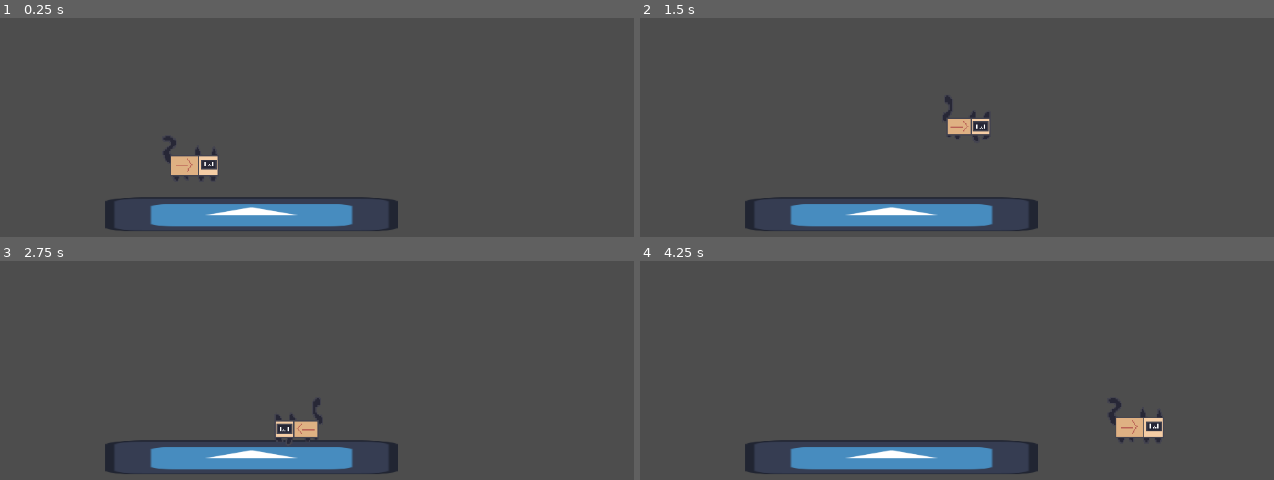
Above: before the commit, frames 1-4 (two rows, left to right).
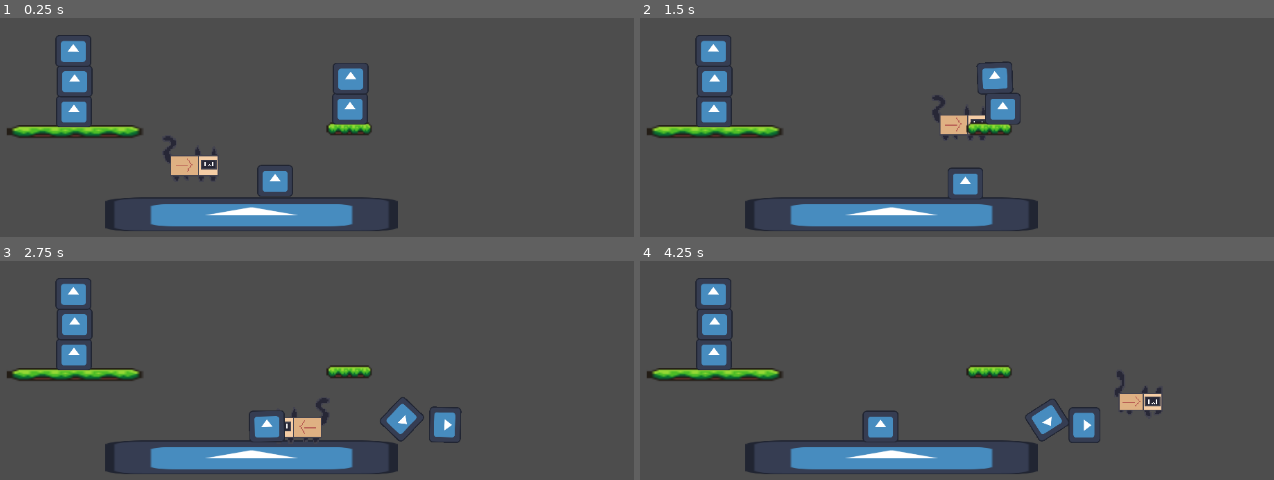
Above: after the commit, the same moments.

Repository: BelinhoBR/noob-jam-team
Game: Godot game, scene res://Scenes/map.tscn
Two runs of this game, one before a commit and one after it. Both use one fixed random seed, a clock stepped at 60 frames per second and the inputs below. The engine's default icon, where the game draws it, is replaced by a stand-in: a white triangle on a blue panel in a dark square.
Inputs:
- Up to frame 1 (0.25 s): no input
- Up to frame 2 (1.5 s): hold D (move_right) from 0.53 s (still down); tap Space (jump) at 0.77 s
- Up to frame 3 (2.75 s): tap Space (jump) at 1.52 s; release D (move_right) at 2.03 s; hold A (move_left) from 2.03 s (still down)
- Up to frame 4 (4.25 s): release A (move_left) at 2.78 s; hold D (move_right) from 2.78 s (still down); tap Space (jump) at 3.02, 3.77 s

The runs differ from the first frame. In frame 1, 4.6% of the frame differs, in the area x 1-59%, y 7-82%; in frame 2, 5.1%; in frame 3, 5.1%; in frame 4, 6.0%, in the area x 1-83%, y 7-84%.

Commit message:
made pushable objects and a platform
the moving_platform setting from CharacterBody2D was glitching these boxes ALOT, thankfully it was just about turning off it for 1 layer

Diff:
--- a/serious-noob-jam/Scenes/Catbox.tscn
+++ b/serious-noob-jam/Scenes/Catbox.tscn
@@ -69,6 +69,9 @@
 }]
 
 [node name="Catbox" type="CharacterBody2D" unique_id=1900732100]
+collision_layer = 2
+collision_mask = 11
+platform_floor_layers = 4294967287
 script = ExtResource("1_ltava")
 
 [node name="CollisionShape2D" type="CollisionShape2D" parent="." unique_id=328524755]
--- a/serious-noob-jam/Scenes/map.tscn
+++ b/serious-noob-jam/Scenes/map.tscn
@@ -2,24 +2,52 @@
 
 [ext_resource type="Texture2D" uid="uid://cpbyd4adlq55v" path="res://icon.svg" id="1_ci6au"]
 [ext_resource type="PackedScene" uid="uid://clekoxvpjv3fa" path="res://Scenes/Catbox.tscn" id="2_26yhd"]
+[ext_resource type="PackedScene" uid="uid://cttrj7ess1xee" path="res://Scenes/object.tscn" id="2_p3ir5"]
+[ext_resource type="PackedScene" uid="uid://blor3rpu2i5jl" path="res://Scenes/platform.tscn" id="4_myvm1"]
 
 [sub_resource type="WorldBoundaryShape2D" id="WorldBoundaryShape2D_26yhd"]
 distance = 60.081635
 
 [node name="Map" type="Node2D" unique_id=1764831798]
 
-[node name="CharacterBody2D" type="CharacterBody2D" parent="." unique_id=444183103]
+[node name="Floor" type="CharacterBody2D" parent="." unique_id=444183103]
 position = Vector2(0, 6.1035156e-05)
+collision_mask = 11
 
-[node name="Icon" type="Sprite2D" parent="CharacterBody2D" unique_id=1664339545]
+[node name="Icon" type="Sprite2D" parent="Floor" unique_id=1664339545]
 position = Vector2(540, 606.99994)
 scale = Vector2(3.296875, 0.3828125)
 texture = ExtResource("1_ci6au")
 
-[node name="CollisionShape2D" type="CollisionShape2D" parent="CharacterBody2D" unique_id=2001178633]
+[node name="CollisionShape2D" type="CollisionShape2D" parent="Floor" unique_id=2001178633]
 position = Vector2(540, 606.99994)
 scale = Vector2(3.296875, 0.3828125)
 shape = SubResource("WorldBoundaryShape2D_26yhd")
 
 [node name="Catbox" parent="." unique_id=1900732100 instance=ExtResource("2_26yhd")]
 position = Vector2(453, 509)
+
+[node name="object" parent="." unique_id=376307921 instance=ExtResource("2_p3ir5")]
+position = Vector2(574, 530)
+
+[node name="Platform" parent="." unique_id=1838004511 instance=ExtResource("4_myvm1")]
+position = Vector2(681, 486)
+
+[node name="Platform2" parent="." unique_id=523430055 instance=ExtResource("4_myvm1")]
+position = Vector2(286, 490)
+scale = Vector2(6, 2)
+
+[node name="RigidBody2D" parent="." unique_id=1943526069 instance=ExtResource("2_p3ir5")]
+position = Vector2(284, 450)
+
+[node name="RigidBody2D2" parent="." unique_id=744655299 instance=ExtResource("2_p3ir5")]
+position = Vector2(285, 401)
+
+[node name="RigidBody2D3" parent="." unique_id=1129304412 instance=ExtResource("2_p3ir5")]
+position = Vector2(283, 355)
+
+[node name="RigidBody2D4" parent="." unique_id=1239276528 instance=ExtResource("2_p3ir5")]
+position = Vector2(682, 441)
+
+[node name="RigidBody2D5" parent="." unique_id=1469856298 instance=ExtResource("2_p3ir5")]
+position = Vector2(683, 387)
--- /dev/null
+++ b/serious-noob-jam/Scenes/object.tscn
@@ -0,0 +1,18 @@
+[gd_scene format=3 uid="uid://cttrj7ess1xee"]
+
+[ext_resource type="Texture2D" uid="uid://cpbyd4adlq55v" path="res://icon.svg" id="1_1mpry"]
+
+[sub_resource type="RectangleShape2D" id="RectangleShape2D_vmp5m"]
+size = Vector2(48, 44)
+
+[node name="RigidBody2D" type="RigidBody2D" unique_id=376307921]
+collision_layer = 8
+collision_mask = 11
+
+[node name="Sprite2D" type="Sprite2D" parent="." unique_id=2103989124]
+position = Vector2(-9.536743e-07, -9.536743e-07)
+scale = Vector2(0.4042969, 0.35998204)
+texture = ExtResource("1_1mpry")
+
+[node name="CollisionShape2D" type="CollisionShape2D" parent="." unique_id=1334153649]
+shape = SubResource("RectangleShape2D_vmp5m")
--- /dev/null
+++ b/serious-noob-jam/Scenes/platform.tscn
@@ -0,0 +1,19 @@
+[gd_scene format=3 uid="uid://blor3rpu2i5jl"]
+
+[ext_resource type="Texture2D" uid="uid://b2xir6p54yrit" path="res://Sprites/platforms.png" id="1_1rc8e"]
+
+[sub_resource type="RectangleShape2D" id="RectangleShape2D_n5262"]
+size = Vector2(35, 8)
+
+[node name="Platform" type="CharacterBody2D" unique_id=1838004511]
+scale = Vector2(2, 2)
+
+[node name="Sprite2D" type="Sprite2D" parent="." unique_id=876839399]
+texture = ExtResource("1_1rc8e")
+region_enabled = true
+region_rect = Rect2(15.339058, 0, 33.137596, 11.730751)
+
+[node name="CollisionShape2D" type="CollisionShape2D" parent="." unique_id=1386296461]
+position = Vector2(-0.5, -1)
+shape = SubResource("RectangleShape2D_n5262")
+one_way_collision = true
--- a/serious-noob-jam/Scripts/catbox.gd
+++ b/serious-noob-jam/Scripts/catbox.gd
@@ -3,6 +3,7 @@
 @export var speed = 200
 @export var jump_speed = -400
 @export var gravity = 800
+@export var push_force = 100 #set all movable objects to layer 4 to avoid infinite speed because of moving_platform layer check on CharacterBody2D
 @onready var animation: AnimatedSprite2D = $AnimatedSprite2D
 
 func _physics_process(delta: float) -> void:
@@ -10,7 +11,10 @@
 	update_gravity(delta)
 	movement()
 	move_and_slide()
-
+	for i in get_slide_collision_count():
+		var col = get_slide_collision(i)
+		if col.get_collider() is RigidBody2D:
+			col.get_collider().apply_central_impulse(-col.get_normal() * push_force)
 
 func movement():
 	var direction = Input.get_axis("move_left", "move_right")
Binary file added: serious-noob-jam/Sprites/platforms.png
Not shown, added: serious-noob-jam/Sprites/platforms.png.import
